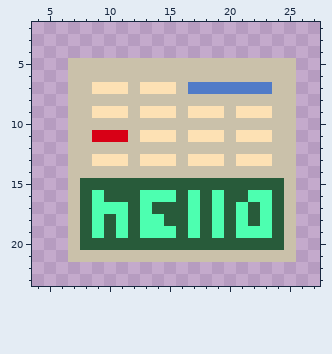
One commit to this pixel-art sprite: packages/nouns-img-permutator/assets/layer-3/head-calculator.png. That is the earlier state.
The file is 32x32 pixels. Shown: x 4..27, y 2..23.
And afterwards:
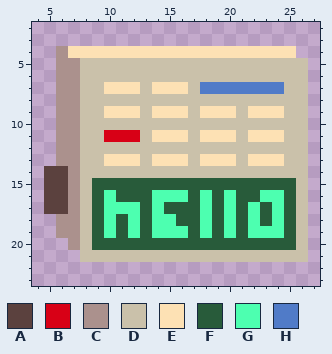
Palette (. is transparent): A #5b413e  B #d80016  C #ab918d  D #cac1aa  E #fde1b4  F #285b3a  G #4dffb0  H #507bc8
Diff:
The edit adds colour A in rows 14 to 17 at x 5 to 6.
Colour D gives way to colour B in row 11 at x 12.
The edit adds colour C in rows 4 to 13 at x 6; in rows 18 to 19 at x 6.
Colour D gives way to colour C in rows 5 to 20 at x 7.
The edit adds colour D in rows 5 to 21 at x 26.
Colour B gives way to colour D in row 11 at x 9.
Colour E gives way to colour D in row 7 at x 9 and 13; in row 9 at x 9, 13, 17 and 21; in row 11 at x 13, 17 and 21; in row 13 at x 9, 13, 17 and 21.
Colour F gives way to colour D in rows 15 to 20 at x 8.
Colour H gives way to colour D in row 7 at x 17.
The edit adds colour E in row 4 at x 7 to 25.
Colour D gives way to colour E in row 7 at x 12 and 16; in row 9 at x 12, 16, 20 and 24; in row 11 at x 16, 20 and 24; in row 13 at x 12, 16, 20 and 24.
Colour D gives way to colour F in rows 15 to 20 at x 25.
Colour G gives way to colour F in row 16 at x 9, 13, 17, 19 and 22; in row 17 at x 9, 13, 17, 19, 21 and 23; in row 18 at x 9, 11, 13, 17, 19, 21 and 23; in row 19 at x 9, 11, 13, 17, 19 and 21.
Colour F gives way to colour G in row 16 at x 10, 16, 18, 20 and 24; in row 17 at x 12, 14, 18, 20, 22 and 24; in row 18 at x 10, 12, 15, 18, 20, 22 and 24; in row 19 at x 10, 12, 16, 18, 20 and 24.
Colour D gives way to colour H in row 7 at x 24.
The edit erases colour D in row 21 at x 7.
Boxes around the changes in both pictures, in picture pixels (x1, y1, x2, y2):
changed: (44, 46, 308, 262)
